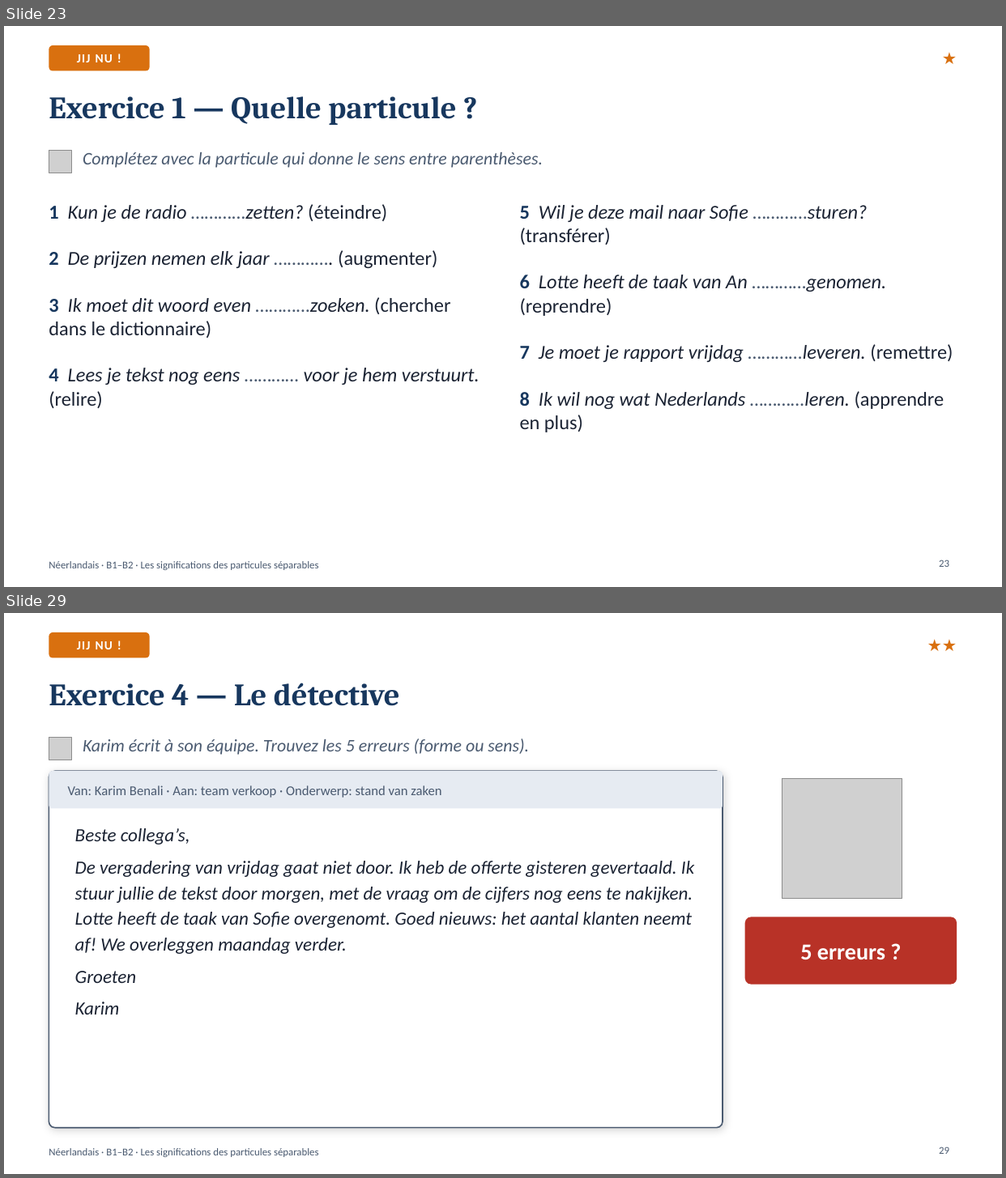
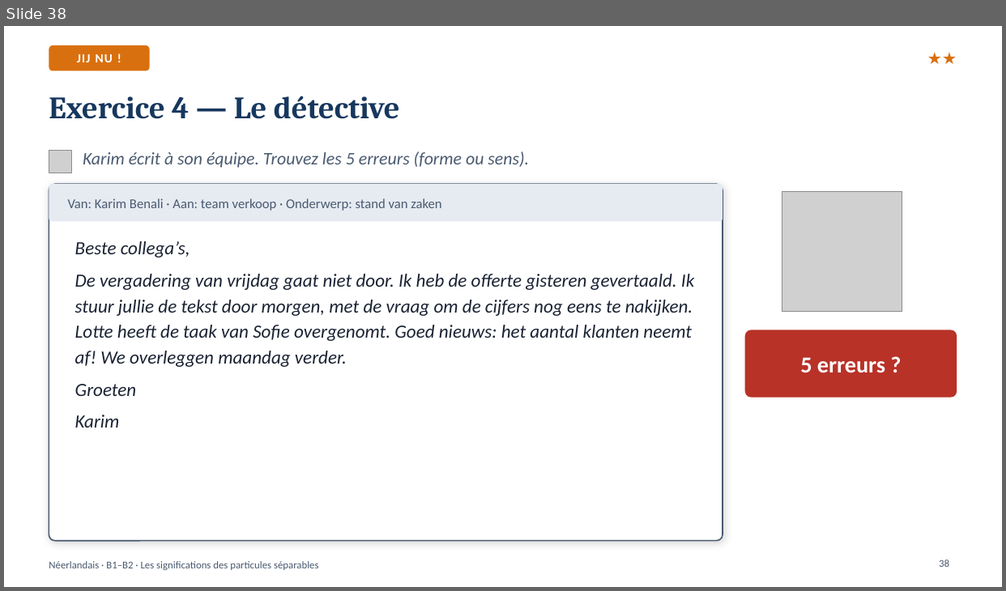
Before and after one commit to ajouniaux/talenleren, a slide deck: neerlandais1/powerpoints/Partikels_Les_particules_separables.pptx. Shown one above the other, each under a label of ours: slides 23 and 29 before the commit, slide 38 after it; the slides between them are not shown. The pictures are 1006x1178 and 1006x591 pixels, drawn with LibreOffice and Linux fonts; fonts in the diff are those of the drawing; grey boxes stand for pictures. Boxes give left, top, right and bottom in pixels: in the first picture for what was removed or moved away, otherwise in the second. Text is boxed around its words. In the diff, an @@ line names an element or a change of style, - is before the commit and + after.

```diff
--- a/neerlandais1/powerpoints/Partikels_Les_particules_separables.pptx
+++ b/neerlandais1/powerpoints/Partikels_Les_particules_separables.pptx
@@ slide 23 removed at (x1=4, y1=26, x2=1002, y2=587), background #FFFFFF; not listed: 1 template element that a slide beside it also shows @@
@@ rounded rectangle removed at (x1=49, y1=45, x2=149, y2=71) @@
-JIJ NU !
@@ text removed at (x1=837, y1=44, x2=957, y2=72) @@
-★
@@ title removed at (x1=49, y1=96, x2=456, y2=125) @@
-Exercice 1 — Quelle particule ?
@@ picture removed at (x1=49, y1=150, x2=71, y2=173) @@
@@ text removed at (x1=83, y1=152, x2=543, y2=168) @@
-Complétez avec la particule qui donne le sens entre parenthèses.
@@ text removed at (x1=49, y1=204, x2=479, y2=408) @@
-1 Kun je de radio …………zetten? (éteindre)
-2 De prijzen nemen elk jaar …………. (augmenter)
-3 Ik moet dit woord even …………zoeken. (chercher dans le dictionnaire)
-4 Lees je tekst nog eens ………… voor je hem verstuurt. (relire)
@@ text removed at (x1=520, y1=205, x2=953, y2=433) @@
-5 Wil je deze mail naar Sofie …………sturen? (transférer)
-6 Lotte heeft de taak van An …………genomen. (reprendre)
-7 Je moet je rapport vrijdag …………leveren. (remettre)
-8 Ik wil nog wat Nederlands …………leren. (apprendre en plus)
@@ page number removed at (x1=939, y1=560, x2=949, y2=567) @@
-23
@@ what was slide 29 is now slide 38 @@
@@ page number at (x1=939, y1=560, x2=949, y2=567): text changed @@
-29
+38
```
Also in this commit, not shown: 11 slides changed, 29 slides added, 19 other slides removed, 36 other files.
